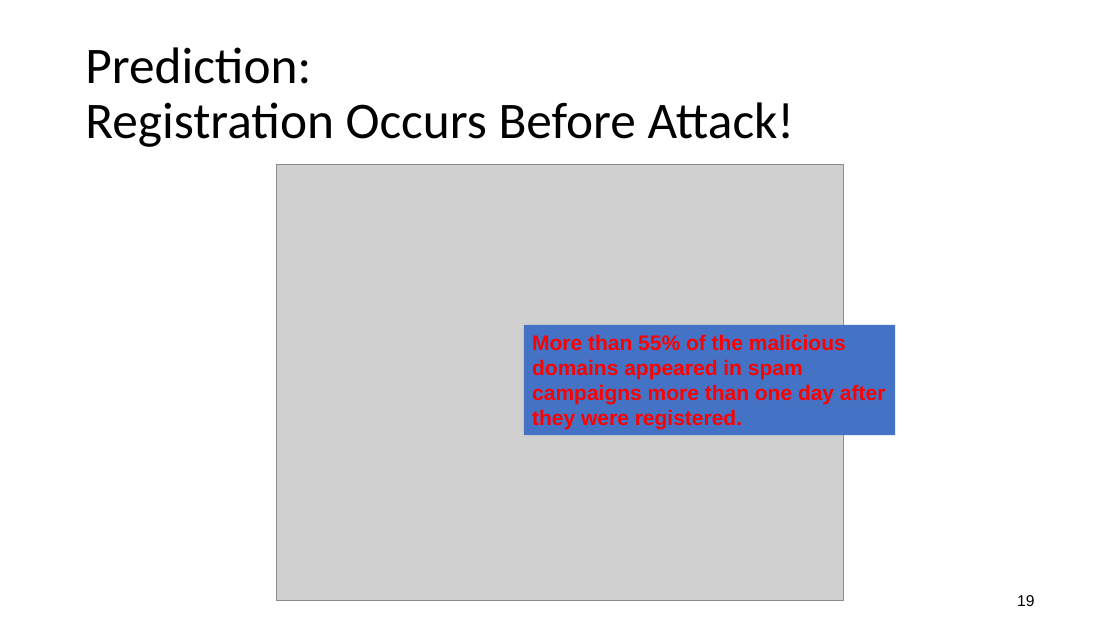
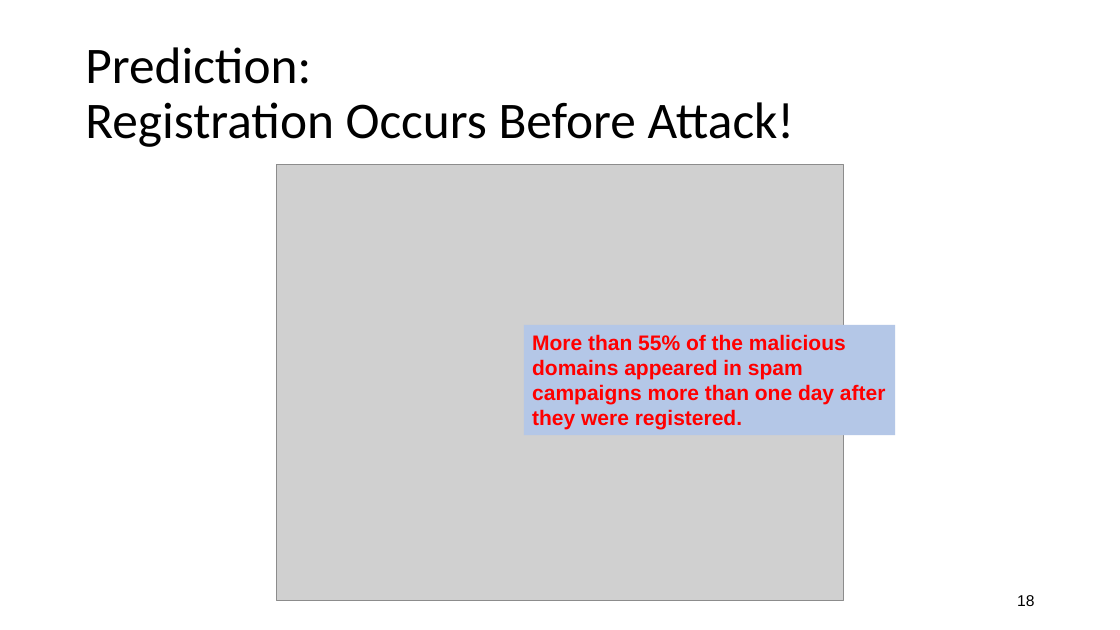
Before and after one commit to noise-lab/ml-systems, a slide deck: slide 18 of docs/slides/02-security.pptx (slide 19 before the commit). Drawn at 1120x630 pixels with LibreOffice and Linux fonts; fonts in the diff are those of the drawing; grey boxes stand for pictures. Boxes give left, top, right and bottom in pixels: in the first picture for what was removed or moved away, otherwise in the second. Text is boxed around its words. In the diff, an @@ line names an element or a change of style, - is before the commit and + after.

```diff
--- a/docs/slides/02-security.pptx
+++ b/docs/slides/02-security.pptx
@@ rectangle "More than 55% of the ..." at bbox=[524, 325, 896, 435]: fill #4472C4 to #B4C7E7 @@
```
Also in this commit, not shown: 2 other slides changed, 2 slides removed, 1 other file.
